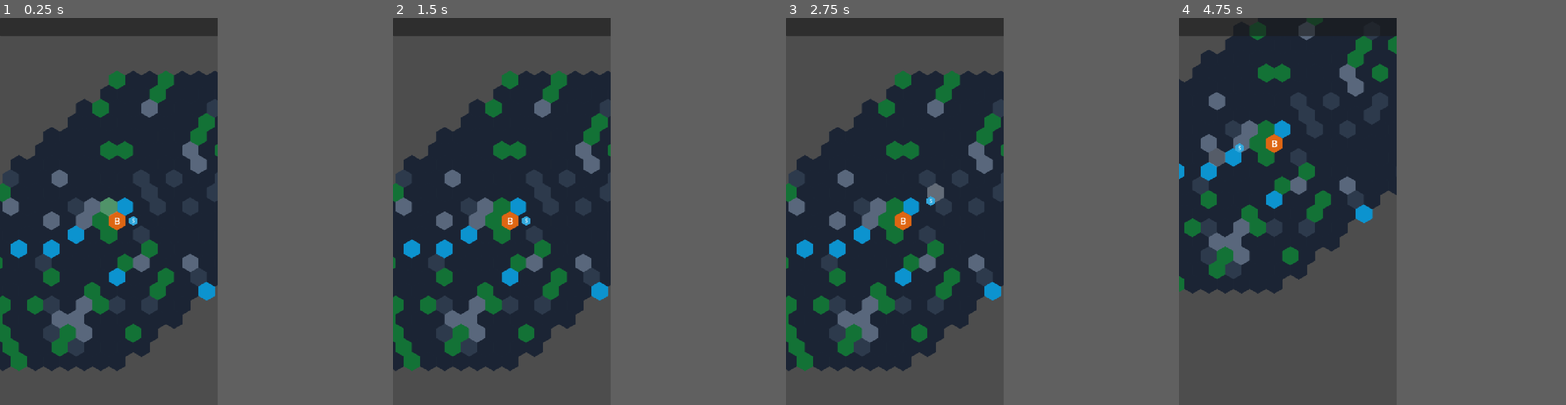
Above: before the commit, frames 1-4 (left to right).
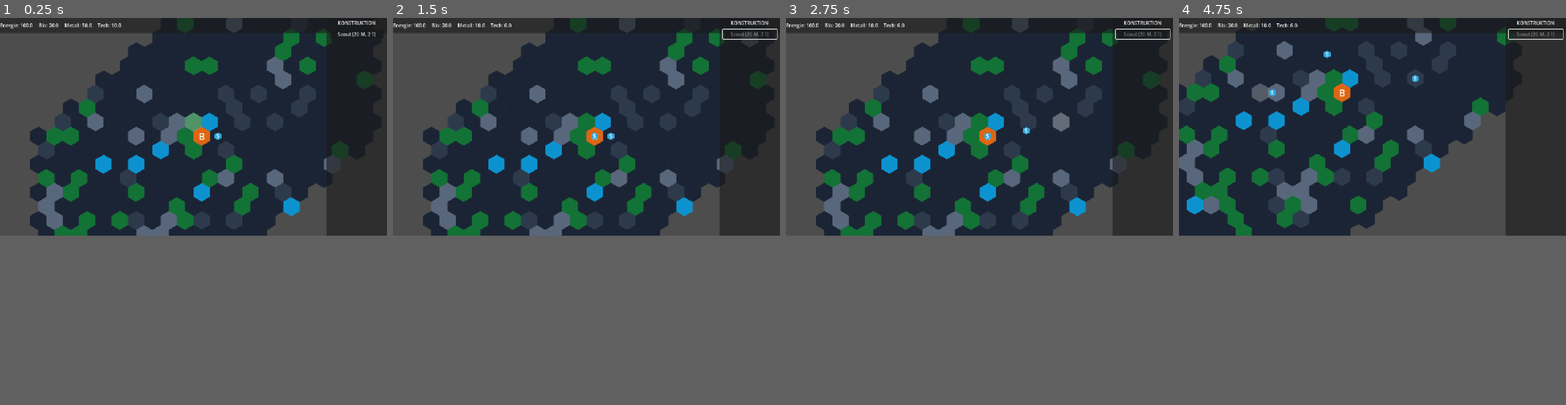
Above: after the commit, the same moments.

Repository: Renbuet/Planetare-Rettung
Game: Godot game, scene res://Scenes/Maps/main_game.tscn
Two runs of this game, one before a commit and one after it. Both use one fixed random seed, a clock stepped at 60 frames per second and the inputs below.
Inputs (mouse positions are in pixels of both pictures, inside the frame that each line leads up to):
- Up to frame 1 (0.25 s): no input
- Up to frame 2 (1.5 s): click (594, 45) at 0.5 s, where only the run after the commit has a clickable "Scout (20 M, 2 T)"; click (594, 45) at 1.25 s, where only the run after the commit has a clickable "Scout (20 M, 2 T)"
- Up to frame 3 (2.75 s): tap Enter at 2 s; move the mouse to (940, 192) at 2.02 s; click (940, 192) at 2.1 s
- Up to frame 4 (4.75 s): drag from (1244, 230) to (1275, 288) at 2.77 s; move the mouse to (1310, 126) at 3.52 s; click (1310, 126) at 3.6 s; drag from (1275, 288) to (1221, 153) at 4.27 s
In our replay, the window is 450x800 before the commit and 800x450 after it. These sizes can differ from the game's own. Grey fills any space a smaller window leaves; there, only what the larger window draws over its background counts as a difference.

The runs differ from the first frame. In frame 1, 27% of the frame differs, in the area x 0-99%, y 0-100%; in frame 2, 27%; in frame 3, 28%, in the area x 0-100%, y 0-100%; in frame 4, 25%.

Commit message:
UI erstellt, Drohnen spawn hinzugefügt

Diff:
--- a/Scenes/Entities/Drone.tscn
+++ b/Scenes/Entities/Drone.tscn
@@ -9,13 +9,13 @@
 [node name="Sprite2D" type="Sprite2D" parent="."]
 modulate = Color(0.24314818, 0.79147136, 0.8835283, 1)
 z_index = 20
-scale = Vector2(0.5, 0.5)
+scale = Vector2(0.4, 0.4)
 texture = ExtResource("1_xpjp1")
 
 [node name="Label" type="Label" parent="."]
 z_index = 21
-offset_left = -4.0
+offset_left = -5.0
 offset_top = -12.0
-offset_right = 8.0
+offset_right = 7.0
 offset_bottom = 11.0
 text = "D"
--- /dev/null
+++ b/Scenes/Maps/HUD.gd
@@ -0,0 +1,64 @@
+#extends CanvasLayer
+#
+## Referenzen zu den Labels (Pass die Pfade an, falls nötig!)
+#@onready var lbl_energy = $TopBar/HBoxContainer/LblEnergy
+#@onready var lbl_bio = $TopBar/HBoxContainer/LblBio
+#@onready var lbl_metal = $TopBar/HBoxContainer/LblMetal
+#@onready var lbl_tech = $TopBar/HBoxContainer/LblTech
+#
+#func _ready():
+	## Wir verbinden uns mit dem Signal vom GameManager
+	## Wann immer sich Ressourcen ändern, ruft er unsere Funktion '_on_resources_updated' auf.
+	#GameManager.resources_updated.connect(_on_resources_updated)
+	#
+	## Initiales Update erzwingen, damit nicht "Label" da steht
+	#_on_resources_updated(GameManager.resources)
+#
+#func _on_resources_updated(res: Dictionary):
+	## Text aktualisieren. Wir runden die Werte (floor), damit keine Kommazahlen stören.
+	#lbl_energy.text = "Energie: " + str(floor(res["energy"]))
+	#lbl_bio.text = "Bio: " + str(floor(res["biomass"]))
+	#lbl_metal.text = "Metall: " + str(floor(res["metal"]))
+	#lbl_tech.text = "Tech: " + str(floor(res["tech"]))
+extends CanvasLayer
+
+# Referenzen Oben
+@onready var lbl_energy = $TopBar/HBoxContainer/LblEnergy
+@onready var lbl_bio = $TopBar/HBoxContainer/LblBio
+@onready var lbl_metal = $TopBar/HBoxContainer/LblMetal
+@onready var lbl_tech = $TopBar/HBoxContainer/LblTech
+
+# Referenzen Rechts (Pfade anpassen falls nötig!)
+@onready var btn_scout = $RightPanel/MarginContainer/VBoxContainer/BtnBuildScout
+
+# Kosten (Konstanten)
+const COST_SCOUT = { "metal": 20, "tech": 2 }
+
+func _ready():
+	GameManager.resources_updated.connect(_on_resources_updated)
+
+	# Button Signal verbinden
+	btn_scout.pressed.connect(_on_btn_scout_pressed)
+
+	_on_resources_updated(GameManager.resources)
+
+func _on_resources_updated(res: Dictionary):
+	# Labels
+	lbl_energy.text = "Energie: " + str(floor(res["energy"]))
+	lbl_bio.text = "Bio: " + str(floor(res["biomass"]))
+	lbl_metal.text = "Metall: " + str(floor(res["metal"]))
+	lbl_tech.text = "Tech: " + str(floor(res["tech"]))
+
+	# Button aktivieren/deaktivieren je nach Ressourcen
+	if res["metal"] >= COST_SCOUT.metal and res["tech"] >= COST_SCOUT.tech:
+		btn_scout.disabled = false
+	else:
+		btn_scout.disabled = true
+
+func _on_btn_scout_pressed():
+	# Ressourcen abziehen
+	GameManager.modify_resource("metal", -COST_SCOUT.metal)
+	GameManager.modify_resource("tech", -COST_SCOUT.tech)
+	GameManager.spawn_requested.emit(Drone.Type.SCOUT)
+
+	print("Signal 'spawn_requested' gesendet.")
--- a/Scenes/Maps/main_game.tscn
+++ b/Scenes/Maps/main_game.tscn
@@ -1,8 +1,9 @@
-[gd_scene load_steps=6 format=3 uid="uid://bkt648yl4irxe"]
+[gd_scene load_steps=7 format=3 uid="uid://bkt648yl4irxe"]
 
 [ext_resource type="Script" uid="uid://cr4mdry4n7kq7" path="res://Scenes/Maps/camera_2d.gd" id="1_8e7j1"]
 [ext_resource type="Script" uid="uid://dafuxv5ndkrcn" path="res://Scenes/Maps/world.gd" id="1_545s0"]
 [ext_resource type="Texture2D" uid="uid://dmt0q1g2nq8jo" path="res://Assets/Hexagons/hexagon_64x64.png" id="1_mhfj2"]
+[ext_resource type="Script" uid="uid://ym8y4dkwslo3" path="res://Scenes/Maps/HUD.gd" id="4_vhrsu"]
 
 [sub_resource type="TileSetAtlasSource" id="TileSetAtlasSource_8e7j1"]
 texture = ExtResource("1_mhfj2")
@@ -52,9 +53,70 @@
 texture = ExtResource("1_mhfj2")
 
 [node name="HUD" type="CanvasLayer" parent="."]
+script = ExtResource("4_vhrsu")
 
 [node name="TopBar" type="Panel" parent="HUD"]
-custom_minimum_size = Vector2(0, 60)
-offset_right = 721.0
-offset_bottom = 60.0
-size_flags_horizontal = 0
+custom_minimum_size = Vector2(0, 50)
+anchors_preset = 10
+anchor_right = 1.0
+grow_horizontal = 2
+
+[node name="HBoxContainer" type="HBoxContainer" parent="HUD/TopBar"]
+layout_mode = 1
+anchors_preset = 15
+anchor_right = 1.0
+anchor_bottom = 1.0
+grow_horizontal = 2
+grow_vertical = 2
+theme_override_constants/separation = 20
+
+[node name="LblEnergy" type="Label" parent="HUD/TopBar/HBoxContainer"]
+layout_mode = 2
+text = "0"
+
+[node name="LblBio" type="Label" parent="HUD/TopBar/HBoxContainer"]
+layout_mode = 2
+text = "0"
+
+[node name="LblMetal" type="Label" parent="HUD/TopBar/HBoxContainer"]
+layout_mode = 2
+text = "0"
+
+[node name="LblTech" type="Label" parent="HUD/TopBar/HBoxContainer"]
+layout_mode = 2
+text = "0"
+
+[node name="RightPanel" type="Panel" parent="HUD"]
+custom_minimum_size = Vector2(200, 0)
+anchors_preset = 11
+anchor_left = 1.0
+anchor_right = 1.0
+anchor_bottom = 1.0
+grow_horizontal = 0
+grow_vertical = 2
+size_flags_horizontal = 8
+
+[node name="MarginContainer" type="MarginContainer" parent="HUD/RightPanel"]
+layout_mode = 1
+anchors_preset = 15
+anchor_right = 1.0
+anchor_bottom = 1.0
+grow_horizontal = 2
+grow_vertical = 2
+theme_override_constants/margin_left = 10
+theme_override_constants/margin_top = 5
+theme_override_constants/margin_right = 10
+theme_override_constants/margin_bottom = 5
+
+[node name="VBoxContainer" type="VBoxContainer" parent="HUD/RightPanel/MarginContainer"]
+layout_mode = 2
+theme_override_constants/separation = 10
+
+[node name="Label" type="Label" parent="HUD/RightPanel/MarginContainer/VBoxContainer"]
+layout_mode = 2
+text = "KONSTRUKTION"
+horizontal_alignment = 1
+
+[node name="BtnBuildScout" type="Button" parent="HUD/RightPanel/MarginContainer/VBoxContainer"]
+layout_mode = 2
+text = "Scout (20 M, 2 T)"
--- a/Scenes/Maps/world.gd
+++ b/Scenes/Maps/world.gd
@@ -2,57 +2,45 @@
 
 @onready var ground_layer: TileMapLayer = $GroundLayer
 @onready var selector: Sprite2D = $Selector
+@onready var buildings_container = $Buildings
+@onready var units_container = $Units
 
-# Container
-@onready var buildings_container = $Buildings
-@onready var units_container = $Units # Neuer Container für Einheiten!
-
-# Szenen
 var building_scene = preload("res://Scenes/Entities/Building.tscn")
-var drone_scene = preload("res://Scenes/Entities/Drone.tscn") # NEU
+var drone_scene = preload("res://Scenes/Entities/Drone.tscn")
 
 const MAP_RADIUS = 10
 var current_hover_hex: Vector2i = Vector2i.ZERO
-
-# Liste aller aktiven Drohnen (für einfachen Zugriff)
 var active_drones = []
 
+# Nebel-Logik (vorbereitet)
+var explored_hexes = {}
+
 func _ready():
+	# Signal verbinden: Wenn der Button im HUD gedrückt wird
+	GameManager.spawn_requested.connect(_on_spawn_requested)
+
 	generate_map()
-	spawn_base() # NEU
+	spawn_base()
 	center_camera()
 	selector.visible = false
+
+	# Einen Start-Scout spawnen
 	spawn_drone(Vector2i(1, 0), Drone.Type.SCOUT)
 
-func spawn_base():
-	var base_coords = Vector2i(0, 0)
-
-	# Instanz erstellen (wie 'new Drone()' in JS)
-	var base_instance = building_scene.instantiate()
-
-	# Zum Container hinzufügen
-	buildings_container.add_child(base_instance)
-
-	# Positionieren
-	base_instance.position = ground_layer.map_to_local(base_coords)
-	base_instance.setup(base_coords, GameManager.TERRAIN.BASE)
+	reveal_fog(Vector2i(0,0), 3)
 
 func generate_map():
-	# ... (dein bestehender Code bleibt hier gleich) ...
 	for q in range(-MAP_RADIUS, MAP_RADIUS + 1):
 		var r1 = max(-MAP_RADIUS, -q - MAP_RADIUS)
 		var r2 = min(MAP_RADIUS, -q + MAP_RADIUS)
 		for r in range(r1, r2 + 1):
-			var hex_coords = Vector2i(q, r)
+			var hex = Vector2i(q, r)
 			var terrain_id = decide_terrain(q, r)
-			ground_layer.set_cell(hex_coords, 0, Vector2i(0,0), terrain_id)
+			ground_layer.set_cell(hex, 0, Vector2i(0,0), terrain_id)
 
 func decide_terrain(q, r) -> int:
-	# ... (dein bestehender Code bleibt hier gleich) ...
-	# ACHTUNG: Wir entfernen hier "BASE", da die Basis jetzt ein echtes Objekt wird!
 	if q == 0 and r == 0:
-		return GameManager.TERRAIN.EMPTY # Erstmal leerer Boden
-
+		return GameManager.TERRAIN.EMPTY
 	var rng = randf()
 	if rng < 0.08: return GameManager.TERRAIN.ROCK
 	elif rng < 0.16: return GameManager.TERRAIN.BIO
@@ -60,19 +48,26 @@
 	elif rng < 0.25: return GameManager.TERRAIN.TECH
 	return GameManager.TERRAIN.EMPTY
 
-# NEU: Drohnen Spawner
+func center_camera():
+	pass # Kamera macht das selbst
+
+func spawn_base():
+	var base_instance = building_scene.instantiate()
+	buildings_container.add_child(base_instance)
+	base_instance.position = ground_layer.map_to_local(Vector2i(0, 0))
+	base_instance.setup(Vector2i(0, 0), GameManager.TERRAIN.BASE)
+
 func spawn_drone(coords: Vector2i, type):
 	var drone = drone_scene.instantiate()
 	units_container.add_child(drone)
+	drone.setup(coords, type, ground_layer)
+	active_drones.append(drone)
+	reveal_fog(coords, 3)
 
-	# Setup aufrufen (wir übergeben ground_layer für die Positions-Berechnung)
-	drone.setup(coords, type, ground_layer)
-
-	active_drones.append(drone)
-	print("Drohne gespawnt bei: ", coords)
-
-func center_camera():
-	pass
+# Diese Funktion wird vom GameManager aufgerufen (vom HUD Button)
+func _on_spawn_requested(type):
+	spawn_drone(Vector2i(0, 0), type)
+	print("Neue Drohne erstellt!")
 
 func _unhandled_input(event):
 	if event is InputEventMouseButton:
@@ -89,40 +84,33 @@
 
 	if map_coords != current_hover_hex:
 		current_hover_hex = map_coords
-
-		# Check: Sind wir überhaupt auf einem gültigen Tile?
 		if ground_layer.get_cell_source_id(map_coords) != -1:
 			selector.visible = true
-			# HIER IST DER TRICK: Wir setzen die Position des Sprites auf die Mitte des Hexagons
 			selector.position = ground_layer.map_to_local(map_coords)
-
-			# Optional: Farbe ändern, je nachdem ob man bauen kann (später)
 		else:
 			selector.visible = false
 
+func reveal_fog(_center_hex: Vector2i, _radius: int):
+	# Platzhalter für später
+	pass
+
+# --- WICHTIGE ÄNDERUNG HIER ---
 func handle_click():
 	# Prüfen, ob Feld gültig ist
-	var source_id = ground_layer.get_cell_source_id(current_hover_hex)
-	if source_id == -1:
+	if ground_layer.get_cell_source_id(current_hover_hex) == -1:
 		return
 
 	print("Klick auf: ", current_hover_hex)
 
-	# Wir nehmen einfach die erste Drohne zum Testen
-	if active_drones.size() > 0:
-		var scout = active_drones[0]
+	# Wir suchen eine Drohne, die Zeit hat (State == IDLE)
+	var drone_sent = false
 
-		# Was ist auf dem Feld?
-		var tile_type = ground_layer.get_cell_alternative_tile(current_hover_hex)
+	for drone in active_drones:
+		# Wir prüfen: Ist es ein Scout? UND hat er gerade nichts zu tun?
+		if drone.my_type == Drone.Type.SCOUT and drone.current_state == Drone.State.IDLE:
+			drone.command_move_to(current_hover_hex)
+			drone_sent = true
+			break # WICHTIG: Wir brechen ab, damit nur EINE Drohne losfliegt!
 
-		# Logik: Wenn es eine Ressource ist (ID 2, 3, 4), flieg hin
-		# (2=Bio, 3=Metal, 4=Tech laut GameManager)
-		if tile_type in [2, 3, 4]:
-			scout.command_move_to(current_hover_hex)
-			# Ressourcentyp merken wir uns später noch genauer
-		else:
-			# Wenn es leeres Land ist, flieg einfach nur hin (ohne Abbauen)
-			# Das müssen wir in der Drohne noch unterscheiden, aber
-			# für jetzt reicht move_to, da die Drohne dann versucht abzubauen
-			# und nach 2 Sekunden zurückkommt.
-			scout.command_move_to(current_hover_hex)
+	if not drone_sent:
+		print("Keine freie Drohne verfügbar! (Alle beschäftigt)")
--- a/_Autoloads/GameManager.gd
+++ b/_Autoloads/GameManager.gd
@@ -4,6 +4,7 @@
 signal resources_updated(res_dict)
 signal mode_changed(new_mode)
 signal log_message(text)
+signal spawn_requested(drone_type)
 
 # Spiel-Modi (Enum statt Strings, um Tippfehler zu vermeiden)
 enum Mode { SELECT, BUILD_RELAY, BUILD_SCOUT, BUILD_HAULER }
--- a/project.godot
+++ b/project.godot
@@ -21,11 +21,10 @@
 
 [display]
 
-window/size/viewport_width=720
-window/size/viewport_height=1280
+window/size/viewport_width=1280
+window/size/viewport_height=720
 window/stretch/mode="canvas_items"
 window/stretch/aspect="expand"
-window/handheld/orientation=1
 
 [input]
 
Not shown, added: Scenes/Maps/HUD.gd.uid
